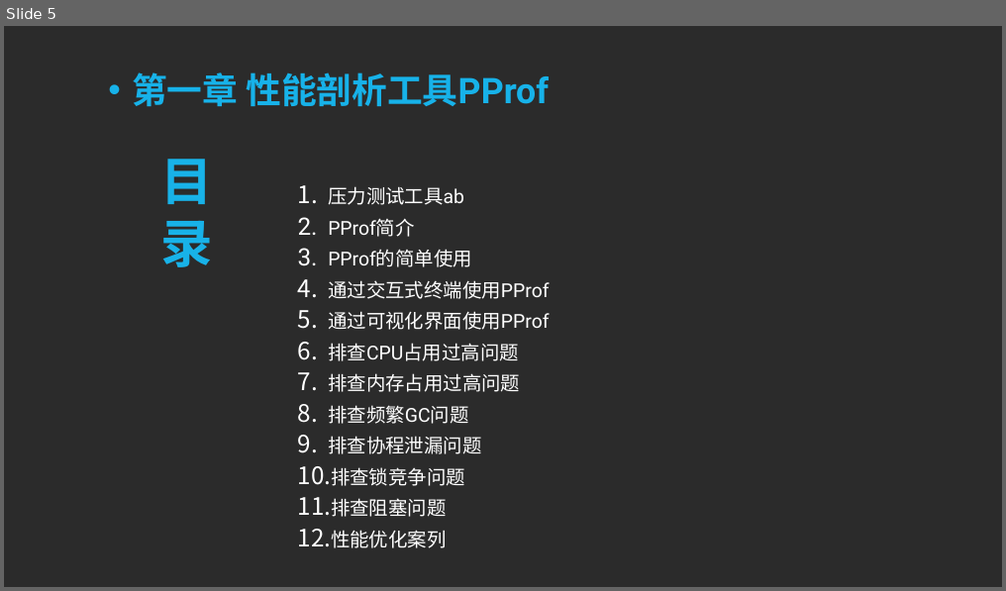
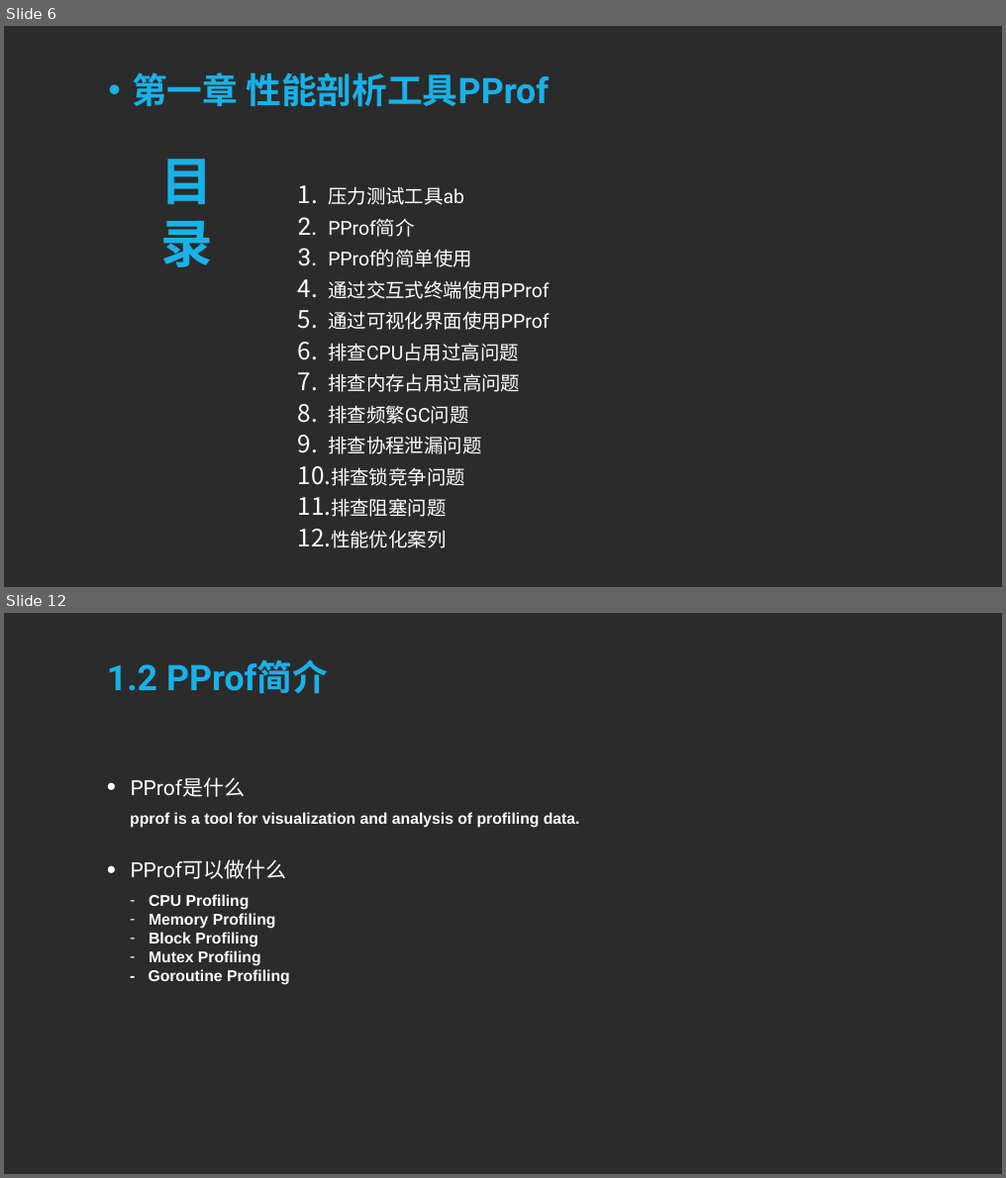
Before and after one commit to sqc157400661/Snail, a slide deck: Go专题系列/性能分析和优化专题/性能分析和优化专题.pptx. Shown one above the other, each under a label of ours: slide 5 before the commit, slides 6 and 12 after it; the slides between them are not shown. The pictures are 1006x591 and 1006x1178 pixels, drawn with LibreOffice and Linux fonts; fonts in the diff are those of the drawing; background and template pictures are left out; a plain dark background stands for a picture behind light text. Boxes give left, top, right and bottom in pixels: in the first picture for what was removed or moved away, otherwise in the second. Text is boxed around its words. In the diff, an @@ line names an element or a change of style, - is before the commit and + after.

```diff
--- a/Go专题系列/性能分析和优化专题/性能分析和优化专题.pptx
+++ b/Go专题系列/性能分析和优化专题/性能分析和优化专题.pptx
@@ slide 12 added at bbox=[4, 613, 1002, 1174], background picture (left out) @@
@@ title added at bbox=[107, 660, 328, 693], 68 pt, text #17B2E9, bold @@
+1.2 PProf简介
@@ text added at bbox=[131, 777, 246, 797], 40 pt, text #FFFFFF @@
+• PProf是什么
@@ text added at bbox=[130, 812, 580, 828], 30 pt, text #FFFFFF, bold @@
+pprof is a tool for visualization and analysis of profiling data.
@@ text added at bbox=[131, 860, 287, 879], 40 pt, text #FFFFFF @@
+• PProf可以做什么
@@ text added at bbox=[149, 894, 290, 985], 30 pt, text #FFFFFF, bold @@
+– CPU Profiling
+– Memory Profiling
+– Block Profiling
+– Mutex Profiling
+- Goroutine Profiling
@@ what was slide 5 is now slide 6 @@
```
Also in this commit, not shown: 2 slides changed, 26 other slides added, 2 slides removed, 3 other files.
